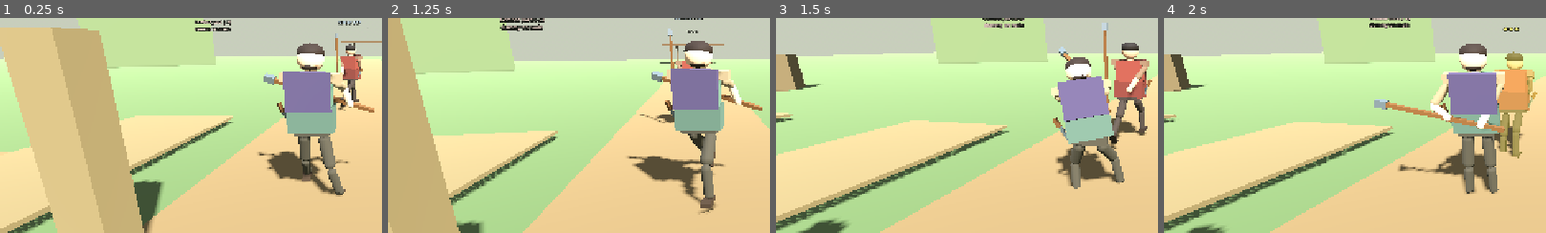
Above: before the commit, frames 1-4 (left to right).
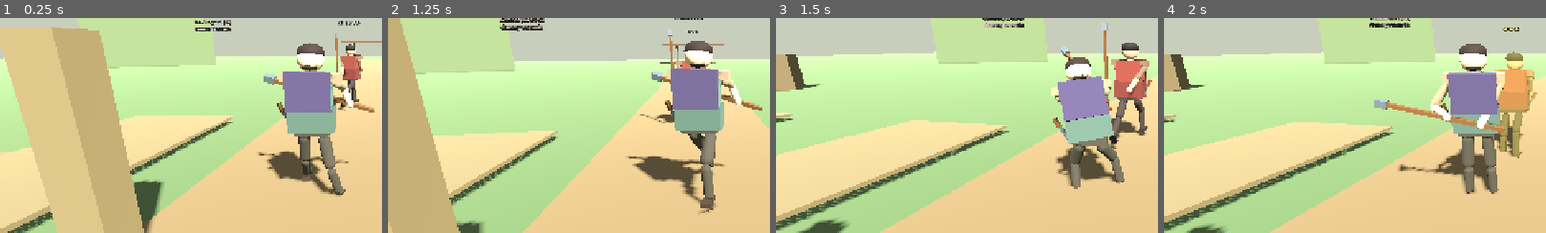
Above: after the commit, the same moments.

Repository: fortins4/devPlayground
Game: Godot game, scene res://scenes/main/main.tscn
The game is run twice, just before and just after one commit, with the same random seed, the same clock (stepped at 60 frames per second) and the same inputs.
Inputs (mouse positions are % of the whole screen's width and height, from its top left):
- Up to frame 1 (0.25 s): no input
- Up to frame 2 (1.25 s): tap Enter at 0.5 s; move the mouse to (55, 50) at 0.52 s; hold W (move_forward) from 0.53 s (still down); hold Right mouse button (attack_heavy) from 0.53 s (still down); click (55, 50) at 0.67 s; tap Space (jump) at 0.77 s
- Up to frame 3 (1.5 s): keep holding W (move_forward); move the mouse to (45, 50) at 1.27 s; release Right mouse button (attack_heavy) at 1.28 s; click (45, 50) at 1.35 s
- Up to frame 4 (2 s): keep holding W (move_forward); tap Space (jump) at 1.52 s
The pictures show only the part of the screen within x 1-51%, y 24-74%; the shares and areas given below are measured in that part.

Frames 1-2 are identical in both runs. In frame 3, 0.2% of the frame differs, in the area x 73-88%, y 13-68%; in frame 4, nothing differs.

Commit message:
fix(combat): uniform face bump so seated side chord clears torso
Butt still sat on the wrong side of the chest plane. Push the whole
line forward to a 0.28m face clear without a full body slide.

Diff:
--- a/scripts/characters/player/player_controller.gd
+++ b/scripts/characters/player/player_controller.gd
@@ -1827,20 +1827,18 @@
 			step = step.normalized() * minf(left_d - 0.48, 0.28)
 			butt_w += step
 			tip_w += step
-	# Micro face clear only — full slide after seat killed reach.
+	# Keep the whole chord on the face side of the torso origin.
+	# Full slide after seat killed reach; a uniform face push preserves grips.
 	var torso := locomotion.get_joint("torso") as Node3D
 	if torso:
-		var need := 0.0
+		var min_ahead := 99.0
 		for i in 14:
 			var p: Vector3 = butt_w.lerp(tip_w, float(i) / 13.0)
-			var rel: Vector3 = p - torso.global_position
-			var ahead := rel.dot(face)
-			var side := rel - face * ahead
-			if side.length() < 0.50 and absf(rel.y) < 0.55 and ahead < 0.28:
-				need = maxf(need, 0.28 - ahead)
-		if need > 0.001:
-			butt_w += face * minf(need, 0.16)
-			tip_w += face * minf(need, 0.16)
+			min_ahead = minf(min_ahead, (p - torso.global_position).dot(face))
+		if min_ahead < 0.28:
+			var bump := minf(0.28 - min_ahead, 0.28)
+			butt_w += face * bump
+			tip_w += face * bump
 	return [butt_w, tip_w]
 
 
@@ -2649,7 +2647,7 @@
 	var shoulder: Vector3 = arm.global_position
 	var best: Vector3 = shaft.to_global(Vector3(0.0, shaft_y, 0.0))
 	var best_d := shoulder.distance_to(best)
-	if best_d > 0.70:
+	if best_d > 0.78:
 		return
 	var l1 := 0.30
 	var palm := 0.22
